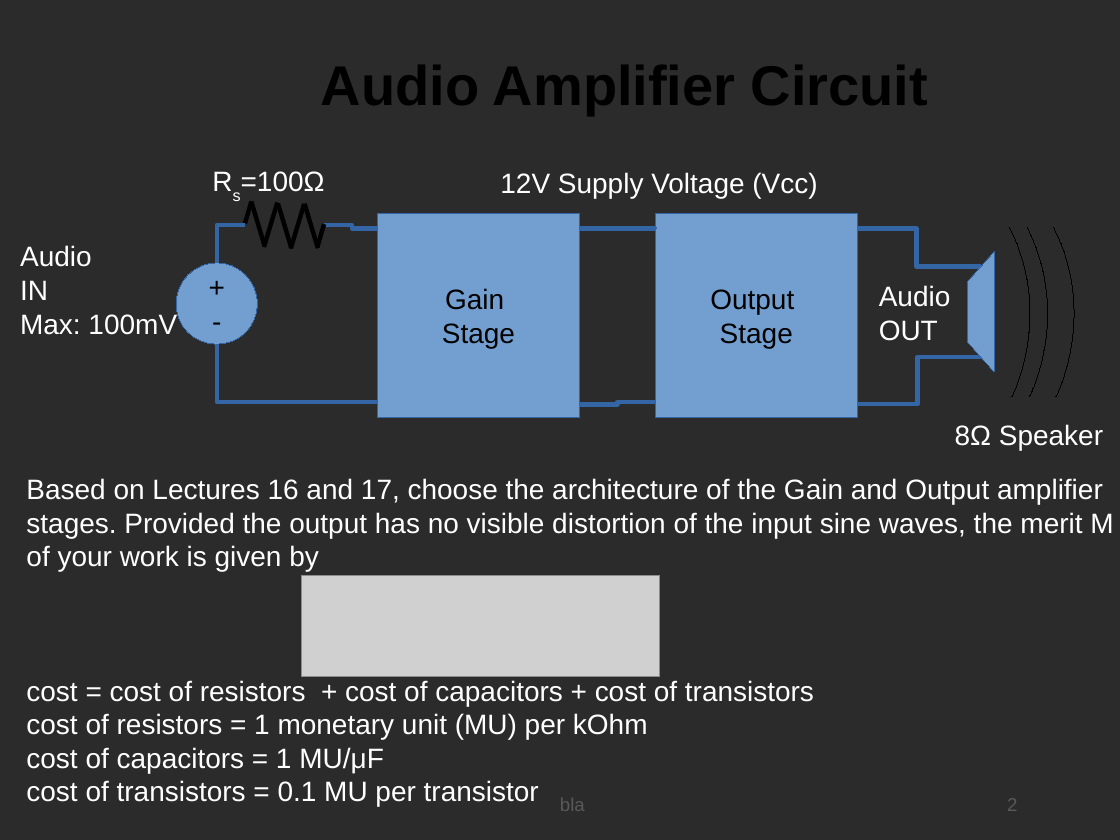
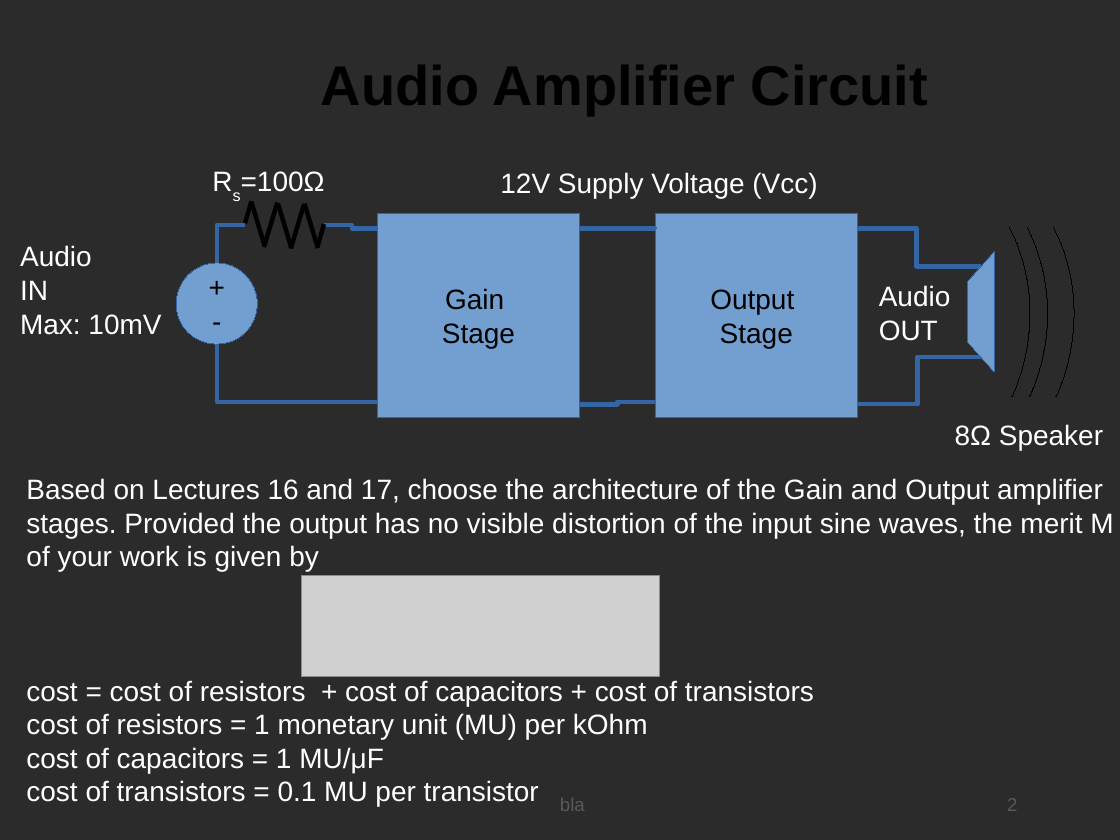
Before and after one commit to jjts/ist-tcfe, a slide deck: slide 2 of t4/t4.odp. Drawn at 1120x840 pixels with LibreOffice and Linux fonts; fonts in the diff are those of the drawing; grey boxes stand for pictures; background and template pictures are left out; a plain dark background stands for a picture behind light text. Boxes give left, top, right and bottom in pixels: in the first picture for what was removed or moved away, otherwise in the second. Text is boxed around its words. In the diff, an @@ line names an element or a change of style, - is before the commit and + after.

```diff
--- a/t4/t4.odp
+++ b/t4/t4.odp
@@ text at bbox=[20, 314, 161, 335]: text changed @@
-Max: 100mV
+Max: 10mV
```
Also in this commit, not shown: 2 other files.
